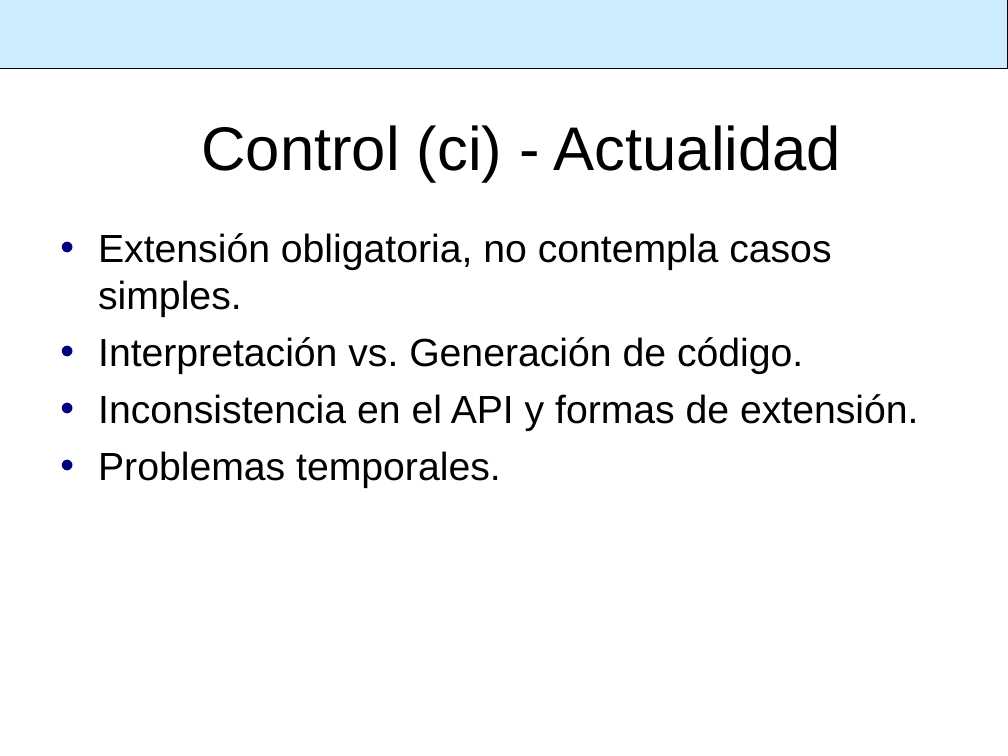
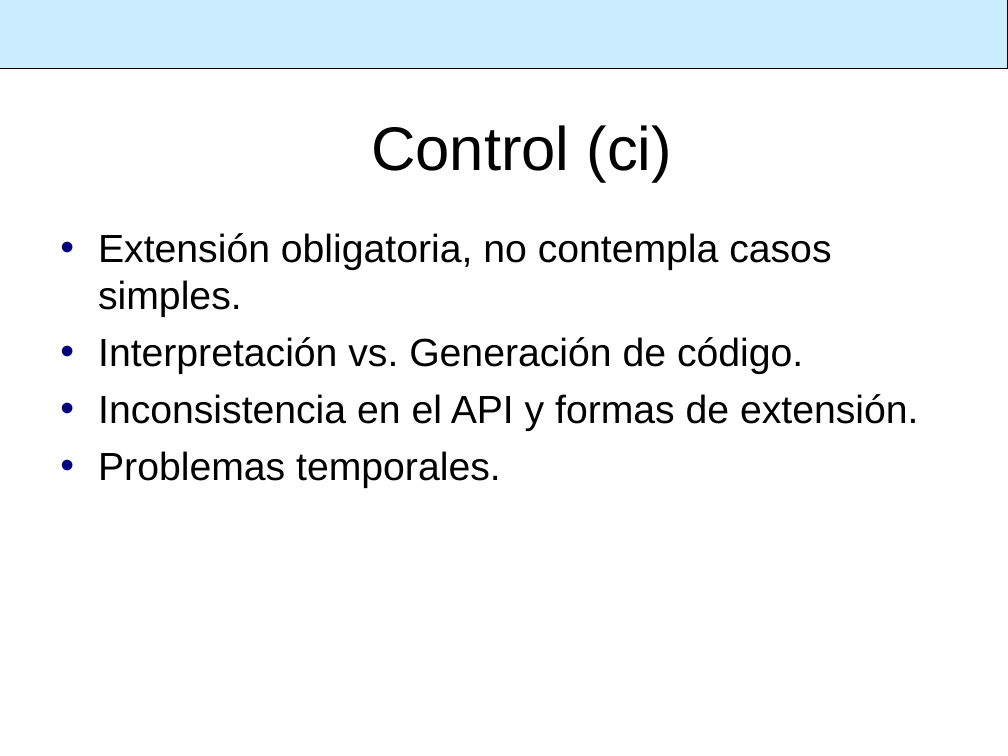
Before and after one commit to SIU-Toba/framework, a slide deck: slide 20 of doc/presentacion/1er Comite Usuarios.ppt (slide 12 before the commit). Drawn at 1008x756 pixels with LibreOffice and Linux fonts; fonts in the diff are those of the drawing; background and template pictures are left out. Boxes give left, top, right and bottom in pixels: in the first picture for what was removed or moved away, otherwise in the second. Text is boxed around its words. In the diff, an @@ line names an element or a change of style, - is before the commit and + after.

```diff
--- a/doc/presentacion/1er Comite Usuarios.ppt
+++ b/doc/presentacion/1er Comite Usuarios.ppt
@@ title at (371,125,672,182): text changed @@
-Control (ci) - Actualidad
+Control (ci)
```
Also in this commit, not shown: 13 other slides changed, 8 slides added, 5 slides removed.
